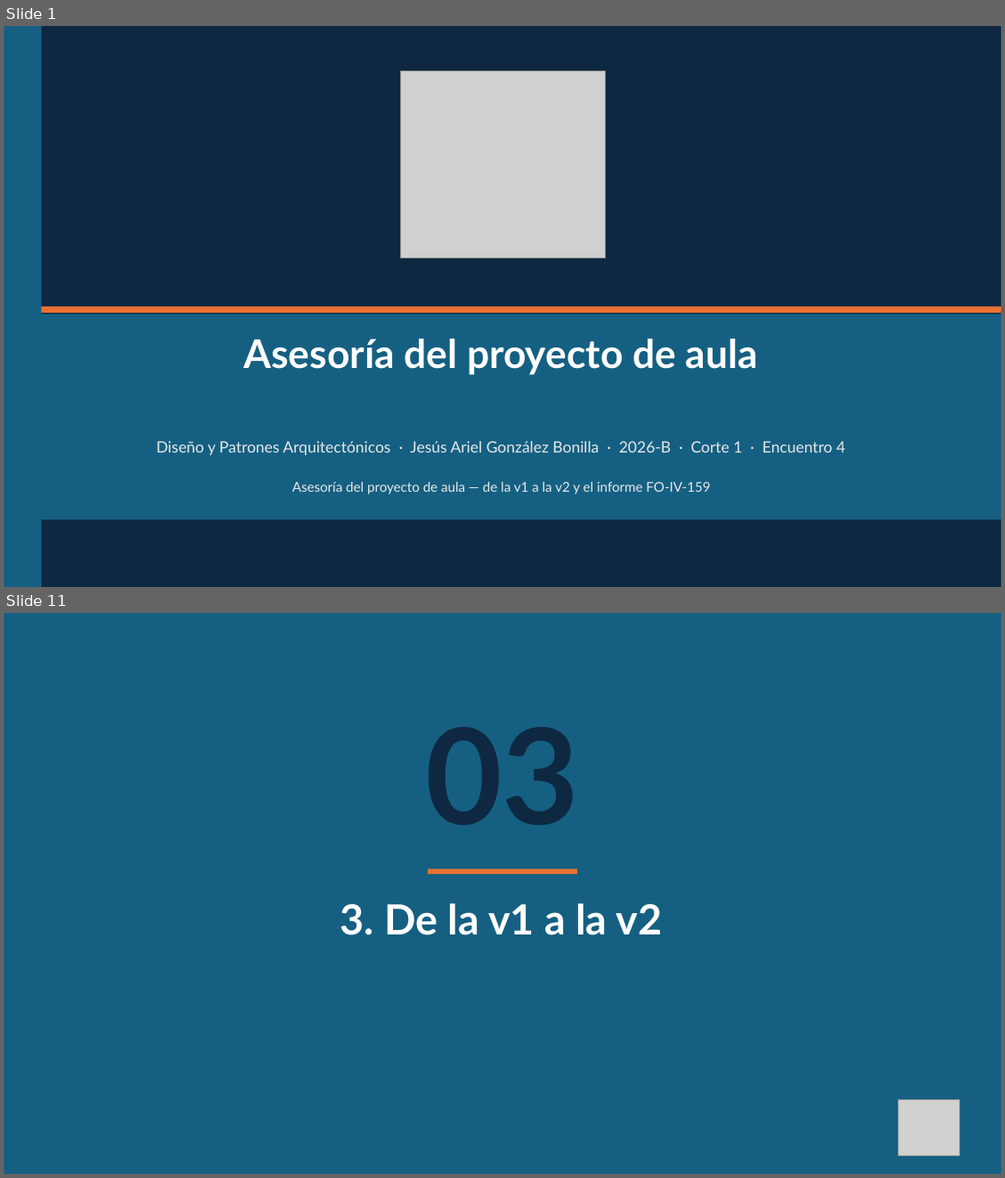
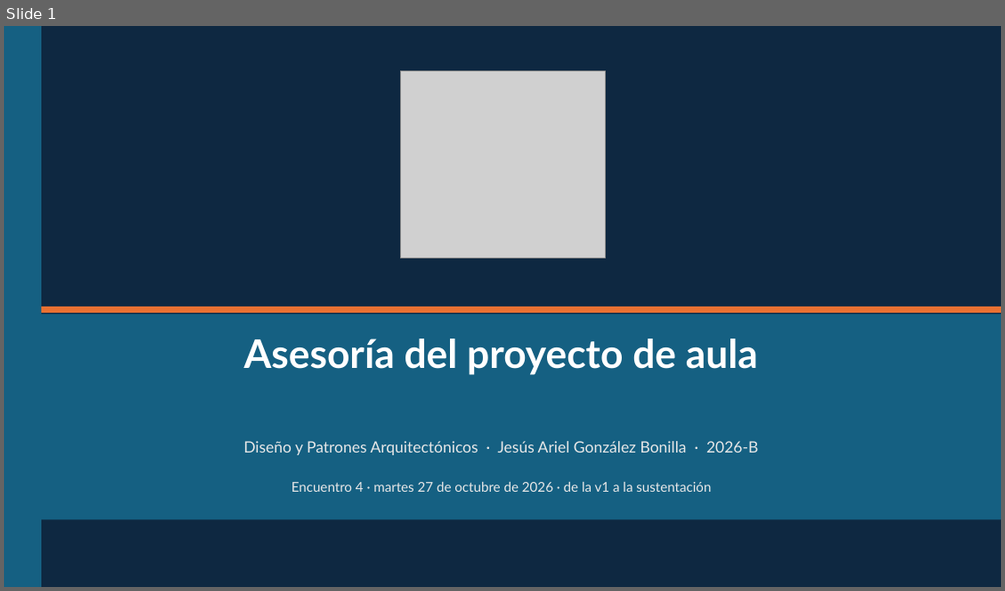
Before and after one commit to code-corhuila/ova-web, a slide deck: 2026-B/disenio-patrones-arquitectonicos/proyecto-aula/slides/encuentro-04-asesoria.pptx. Shown one above the other, each under a label of ours: slides 1 and 11 before the commit, slide 1 after it; the slides between them are not shown. The pictures are 1005x1178 and 1005x591 pixels, drawn with LibreOffice and Linux fonts; fonts in the diff are those of the drawing; grey boxes stand for pictures. Boxes give left, top, right and bottom in pixels: in the first picture for what was removed or moved away, otherwise in the second. Text is boxed around its words. In the diff, an @@ line names an element or a change of style, - is before the commit and + after.

```diff
--- a/2026-B/disenio-patrones-arquitectonicos/proyecto-aula/slides/encuentro-04-asesoria.pptx
+++ b/2026-B/disenio-patrones-arquitectonicos/proyecto-aula/slides/encuentro-04-asesoria.pptx
@@ slide 11 removed at [4,613,1001,1174], background #156082 @@
@@ text removed at [425,727,579,825] @@
-03
@@ rectangle removed at [428,868,577,874] @@
@@ text removed at [340,903,663,935] @@
-3. De la v1 a la v2
@@ picture removed at [898,1099,960,1155] @@
@@ slide 1 changed as well @@
@@ text at [243,441,758,455]: text changed @@
-Diseño y Patrones Arquitectónicos · Jesús Ariel González Bonilla · 2026-B · Corte 1 · Encuentro 4
+Diseño y Patrones Arquitectónicos · Jesús Ariel González Bonilla · 2026-B
@@ text at [291,482,711,491]: text changed @@
-Asesoría del proyecto de aula — de la v1 a la v2 y el informe FO-IV-159
+Encuentro 4 · martes 27 de octubre de 2026 · de la v1 a la sustentación
```
Also in this commit, not shown: 2 other slides changed, 9 slides added, 32 other slides removed, 1 other file.
